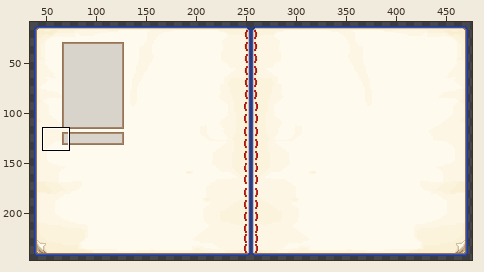
Edited in one commit: sprite sheet (src/main/resources/assets/ancientmagic/textures/screen/magicbook/main.png). Above: a wide view before the commit, with the close-up outlined.
Close-up. Before the edit:
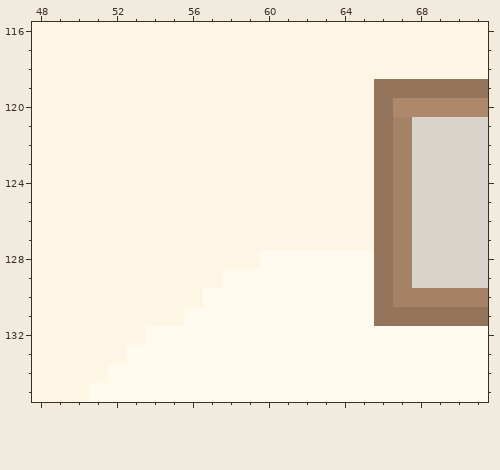
The file is 512x256 pixels. Colours within 5 levels of each other are drawn and written as one. Shown: x 48..71, y 116..135. The wide view leaves out empty margins. The commit also changed other parts of the picture, which this record leaves out.
And afterwards:
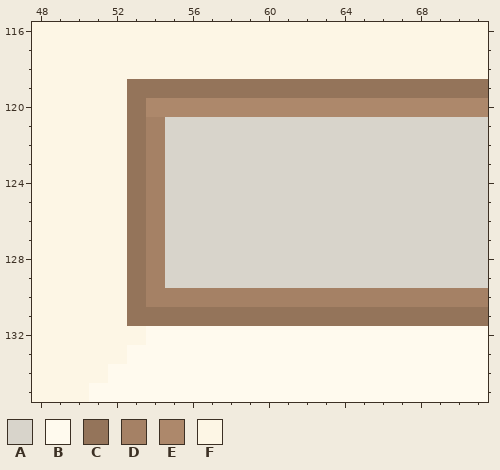
Palette (. is transparent): A #d8d4cb  B #fffaee  C #94745a  D #a58165  E #ad886b  F #fdf6e5
What changed:
{"y":119,"x":53,"old":"FFFFFFFFFFFFF","new":"CCCCCCCCCCCCC"}
{"y":120,"x":53,"old":"FFFFFFFFFFFFFC","new":"CEEEEEEEEEEEEE"}
{"y":121,"x":53,"old":"FFFFFFFFFFFFFCD","new":"CDAAAAAAAAAAAAA"}
{"y":122,"x":53,"old":"FFFFFFFFFFFFFCD","new":"CDAAAAAAAAAAAAA"}
{"y":123,"x":53,"old":"FFFFFFFFFFFFFCD","new":"CDAAAAAAAAAAAAA"}
{"y":124,"x":53,"old":"FFFFFFFFFFFFFCD","new":"CDAAAAAAAAAAAAA"}
{"y":125,"x":53,"old":"FFFFFFFFFFFFFCD","new":"CDAAAAAAAAAAAAA"}
{"y":126,"x":53,"old":"FFFFFFFFFFFFFCD","new":"CDAAAAAAAAAAAAA"}
{"y":127,"x":53,"old":"FFFFFFFFFFFFFCD","new":"CDAAAAAAAAAAAAA"}
{"y":128,"x":53,"old":"FFFFFFFBBBBBBCD","new":"CDAAAAAAAAAAAAA"}
{"y":129,"x":53,"old":"FFFFFBBBBBBBBCD","new":"CDAAAAAAAAAAAAA"}
{"y":130,"x":53,"old":"FFFFBBBBBBBBBC","new":"CDDDDDDDDDDDDD"}
{"y":131,"x":53,"old":"FFFBBBBBBBBBB","new":"CCCCCCCCCCCCC"}
{"label":"changed","picture_box":[127,79,412,326]}
